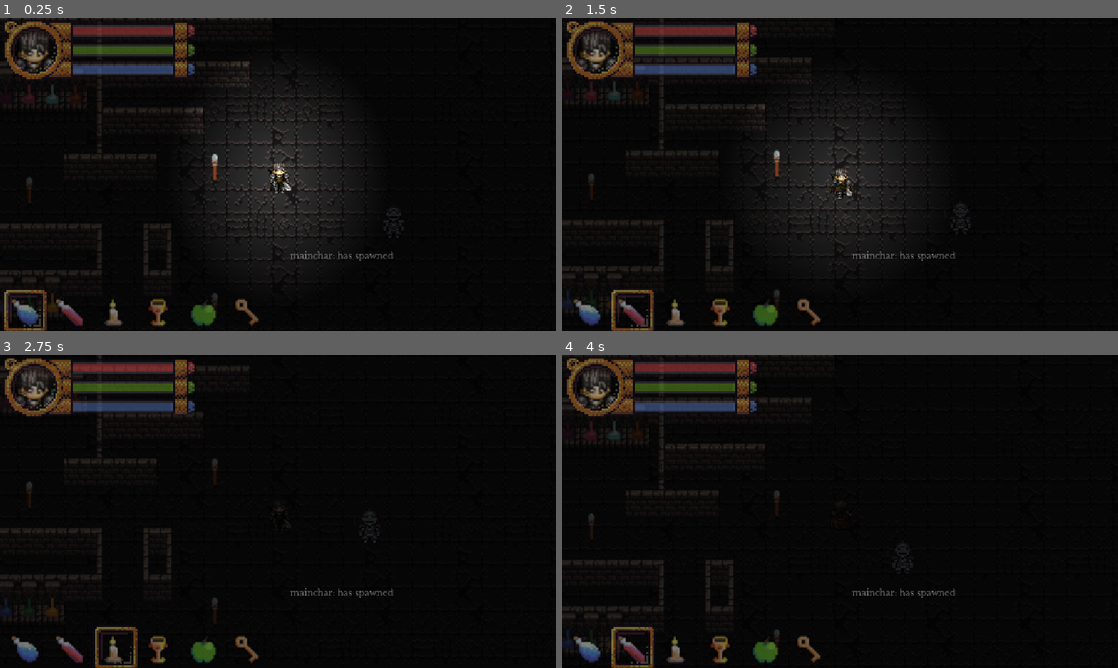
Above: before the commit, frames 1-4 (two rows, left to right).
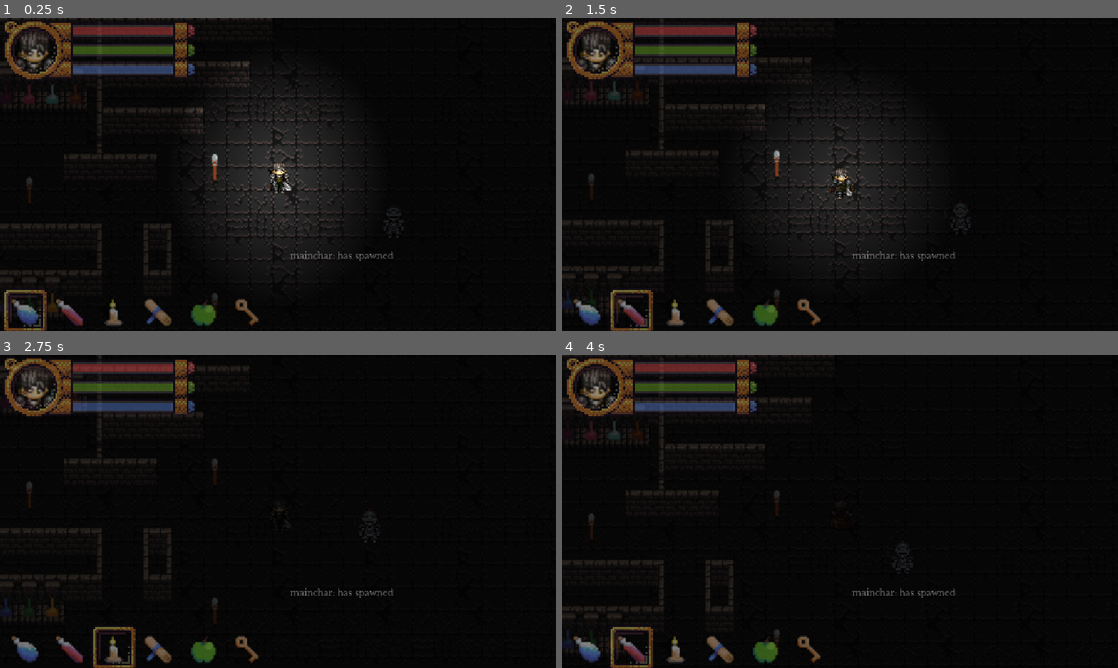
Above: after the commit, the same moments.

Repository: bbm-games/dankcryptic
Game: Godot game, scene res://game.tscn
Two runs of this game, one before a commit and one after it. Both use one fixed random seed, a clock stepped at 60 frames per second and the inputs below. This scene is started directly instead of the project's main scene.
Inputs (mouse positions are in pixels of both pictures, inside the frame that each line leads up to):
- Up to frame 1 (0.25 s): no input
- Up to frame 2 (1.5 s): move the mouse to (962, 158) at 0.52 s; press the mouse at (962, 158) at 0.53 s; hold Right (item_right) 0.53-1.28 s; tap Up (item_consume) at 0.8, 1.35 s; move the mouse to (728, 190) at 1.27 s; release the mouse at (728, 190) at 1.28 s; hold S (walk_down) from 1.28 s (still down)
- Up to frame 3 (2.75 s): click (166, 527) at 1.55 s; move the mouse to (333, 442) at 2.02 s; release S (walk_down) at 2.03 s; press the mouse at (333, 442) at 2.03 s; hold Right (item_right) from 2.03 s (still down); tap Up (item_consume) at 2.3 s
- Up to frame 4 (4 s): tap Enter at 2.75 s; move the mouse to (812, 574) at 2.77 s; release Right (item_right) at 2.78 s; release the mouse at (812, 574) at 2.78 s; hold W (walk_up) 2.78-3.53 s; right-click (812, 574) at 2.85 s; click (812, 574) at 3.05 s; move the mouse to (1006, 558) at 3.52 s; hold Left (item_left) from 3.53 s (still down); hold E (chat) from 3.53 s (still down); click (1006, 558) at 3.67 s; tap Up (item_consume) at 3.8 s

The runs differ from the first frame. In frame 1, 0.3% of the frame differs, in the area x 25-31%, y 89-99%; in frame 2, 0.5%; in frame 3, 0.6%, in the area x 16-31%, y 86-100%; in frame 4, 0.5%.

Commit message:
added magic shit

Diff:
--- a/dungeon.tscn
+++ b/dungeon.tscn
@@ -410,7 +410,7 @@
 
 [node name="AudioStreamPlayer" type="AudioStreamPlayer" parent="."]
 stream = ExtResource("3_qhh2k")
-volume_db = -10.0
+volume_db = -15.0
 autoplay = true
 bus = &"Music"
 
@@ -431,6 +431,7 @@
 shape = SubResource("RectangleShape2D_bp8pf")
 
 [node name="chatIcon" type="Sprite2D" parent="npc1"]
+z_index = 1
 position = Vector2(0, -30)
 texture = ExtResource("5_xhq85")
 
--- a/game.gd
+++ b/game.gd
@@ -8,8 +8,12 @@
 var health_bar
 var mana_bar
 var stamina_bar
-var bar_length
-var bar_height
+var stamina_bar_length
+var stamina_bar_height
+var mana_bar_length
+var mana_bar_height
+var health_bar_length
+var health_bar_height
 var player_data
 
 var currentMap
@@ -40,6 +44,10 @@
 var base_speed = 0.75
 var speed = base_speed
 
+var mouse_event_pos
+var emmisionNode
+var spell_active
+
 # Called when the node enters the scene tree for the first time.
 func _ready():
 
@@ -62,6 +70,7 @@
 	player_body = get_node("player")
 	player_sprite = get_node("player/sprite")
 	light = get_node("player/PointLight2D")
+	emmisionNode = player_body.get_node("GPUParticles2D")
 	#map_sprite = get_node("Testbg")
 	playerAnimationPlayer = get_node("PlayerAnimationPlayer")
 
@@ -69,16 +78,25 @@
 	health_bar = get_node("HUDLayer/CanvasGroup/healthBar")
 	stamina_bar = get_node("HUDLayer/CanvasGroup/staminaBar")
 	mana_bar = get_node("HUDLayer/CanvasGroup/manaBar")
-	bar_length = stamina_bar.get_size().x
-	bar_height = stamina_bar.get_size().y
+	stamina_bar_length = stamina_bar.get_size().x
+	stamina_bar_height = stamina_bar.get_size().y
+	mana_bar_length = mana_bar.get_size().x
+	mana_bar_height = mana_bar.get_size().y
+	health_bar_length = health_bar.get_size().x
+	health_bar_height = health_bar.get_size().y
 
 	player_data = {} # TODO: eventually get this from file
 	player_data['stamina_regen_rate'] = 20
 	player_data['stamina_depl_rate'] = 50
 	player_data['max_stamina'] = 100
 	player_data['current_stamina'] = player_data['max_stamina']
+
 	player_data['max_health'] = 100
+
 	player_data['max_mana'] = 100
+	player_data['current_mana'] = player_data['max_mana']
+	player_data['mana_regen_rate'] = 20
+	player_data['mana_depl_rate'] = 50
 
 	# set up the patient's chat box
 	chatBox = get_node('HUDLayer/CanvasGroup/chatBox')
@@ -123,18 +141,24 @@
 
 func _input(event):
 	#print(event.as_text())
+	# Mouse in viewport coordinates.
+	if event is InputEventMouseButton:
+		#print("Mouse Click/Unclick at: ", event.position)
+		pass
+	elif event is InputEventMouseMotion:
+		mouse_event_pos = event.position
 	if event.is_action_pressed("item_left"):
 		if current_item_index == 0:
 			current_item_index = 5
 		else:
 			current_item_index -= 1
-		item_slot_frame.set_position(item_slot_frame_initial_position + current_item_index * Vector2(47,0))
+		item_slot_frame.set_position(item_slot_frame_initial_position + current_item_index * Vector2(46,0))
 	if event.is_action_pressed("item_right"):
 		if current_item_index == 5:
 			current_item_index = 0
 		else:
 			current_item_index += 1
-		item_slot_frame.set_position(item_slot_frame_initial_position + current_item_index * Vector2(47,0))
+		item_slot_frame.set_position(item_slot_frame_initial_position + current_item_index * Vector2(46,0))
 	if event.is_action_pressed("item_consume"):
 		# consume whatever current item is active
 		# if it's the flashlight toggle it
@@ -143,6 +167,12 @@
 				light.hide()
 			else:
 				light.show()
+		# for now set the current item at index 3 a spell
+		if current_item_index == 3:
+			spell_active = true
+	if event.is_action_released("item_consume"):
+		if current_item_index == 3:
+			spell_active = false
 	if event.is_action_pressed("attack"):
 		if not block_held:
 			attack_held = true
@@ -231,7 +261,7 @@
 			player_data['current_stamina'] = player_data['max_stamina']
 
 	# redraw stamina bar
-	stamina_bar.set_size(Vector2(player_data['current_stamina']/player_data['max_stamina'] * bar_length, bar_height))
+	stamina_bar.set_size(Vector2(player_data['current_stamina']/player_data['max_stamina'] * stamina_bar_length, stamina_bar_height))
 
 	# set up attacks and blocks so you can only do one at a time
 	if attack_held:
@@ -274,6 +304,35 @@
 		chatBox.append_text("\n[i]Player has collided.[/i]")
 		print(collision_data.get_collider())
 
+	# Spell casting shit
+	if spell_active && player_data['current_mana'] > 0:
+		# cast the spell in direction of mouse
+		# TODO: adjust emission based on spell being cast
+		emmisionNode.set_emitting(true)
+		emmisionNode.get_process_material().set_direction(Vector3(get_global_mouse_position().x - player_body.position.x, get_global_mouse_position().y - player_body.position.y, 0))
+		if not player_body.get_node("spellSoundPlayer").is_playing():
+			player_body.get_node("spellSoundPlayer").play()
+		if player_data['current_mana'] - player_data['mana_depl_rate'] * delta >= 0:
+			player_data['current_mana'] = player_data['current_mana'] - player_data['mana_depl_rate']*delta
+		else:
+			player_data['current_mana'] = 0
+	# cannot cast if no mana
+	elif spell_active && player_data['current_mana'] == 0:
+		emmisionNode.set_emitting(false)
+		player_body.get_node("spellSoundPlayer").stop()
+	# only regen mana if spellcasting isn't held down when the current mana is fully depleted.
+	else:
+		emmisionNode.set_emitting(false)
+		player_body.get_node("spellSoundPlayer").stop()
+		# regen mana
+		if player_data['current_mana'] + player_data['mana_regen_rate'] * delta <= player_data['max_mana']:
+			player_data['current_mana'] = player_data['current_mana'] + player_data['mana_regen_rate']*delta
+		else:
+			player_data['current_mana'] = player_data['max_mana']
+
+	# redraw mana bar
+	mana_bar.set_size(Vector2(player_data['current_mana']/player_data['max_mana'] * mana_bar_length, mana_bar_height))
+
 # Options menu buttons
 func _on_button_3_pressed():
 	get_tree().paused = false
--- a/game.tscn
+++ b/game.tscn
@@ -11,7 +11,7 @@
 [ext_resource type="FontFile" uid="uid://ch7j6j6n75yoo" path="res://assets/font.ttf" id="7_f521b"]
 [ext_resource type="Texture2D" uid="uid://c655cwjomeiro" path="res://assets/Item__70.png" id="7_fdq21"]
 [ext_resource type="Script" path="res://bigportrait.gd" id="8_c6bur"]
-[ext_resource type="Texture2D" uid="uid://cr1203spmbv3" path="res://assets/Item__71.png" id="8_p5oq4"]
+[ext_resource type="Texture2D" uid="uid://fscl4nth1jvd" path="res://assets/Item__36.png" id="8_rb3h2"]
 [ext_resource type="Script" path="res://resumeGameButton.gd" id="8_ul5po"]
 [ext_resource type="Texture2D" uid="uid://d2jkuylwl6o4a" path="res://assets/border.png" id="8_vh846"]
 [ext_resource type="Texture2D" uid="uid://b4req5scya3ty" path="res://assets/Item__64.png" id="9_3515a"]
@@ -19,6 +19,7 @@
 [ext_resource type="AudioStream" uid="uid://dfkqxl7vx8ul2" path="res://assets/sounds/ui.wav" id="10_d3c5g"]
 [ext_resource type="Texture2D" uid="uid://cyf4p4hew68oo" path="res://assets/Item__68.png" id="10_jdcu0"]
 [ext_resource type="Theme" uid="uid://bck6sugoxd40h" path="res://cryptic_theme.tres" id="10_kbx3o"]
+[ext_resource type="AudioStream" uid="uid://v5srpkj6a8ui" path="res://assets/sounds/magic_attack.mp3" id="16_omwxg"]
 
 [sub_resource type="Animation" id="Animation_knli3"]
 length = 0.001
@@ -68,6 +69,19 @@
 [sub_resource type="ShaderMaterial" id="ShaderMaterial_omonw"]
 shader = ExtResource("9_xiwt1")
 shader_parameter/color = Color(0.780392, 0.596078, 0, 1)
+
+[sub_resource type="ParticleProcessMaterial" id="ParticleProcessMaterial_al2uw"]
+particle_flag_disable_z = true
+spread = 15.0
+gravity = Vector3(0, 0, 0)
+initial_velocity_min = 105.27
+initial_velocity_max = 105.27
+orbit_velocity_min = 0.0
+orbit_velocity_max = 0.0
+scale_max = 3.0
+color = Color(0.0666667, 1, 1, 1)
+hue_variation_min = -1.0
+hue_variation_max = 1.0
 
 [sub_resource type="Animation" id="Animation_et487"]
 length = 0.001
@@ -238,7 +252,7 @@
 offset_top = 289.0
 offset_right = 179.0
 offset_bottom = 320.0
-texture = ExtResource("8_p5oq4")
+texture = ExtResource("8_rb3h2")
 
 [node name="slot5" type="TextureRect" parent="HUDLayer/CanvasGroup"]
 offset_left = 194.0
@@ -413,6 +427,16 @@
 grow_horizontal = 2
 grow_vertical = 2
 
+[node name="GPUParticles2D" type="GPUParticles2D" parent="player"]
+z_index = 1
+emitting = false
+process_material = SubResource("ParticleProcessMaterial_al2uw")
+
+[node name="spellSoundPlayer" type="AudioStreamPlayer" parent="player"]
+stream = ExtResource("16_omwxg")
+volume_db = 1.0
+bus = &"Sounds"
+
 [node name="PlayerAnimationPlayer" type="AnimationPlayer" parent="."]
 root_node = NodePath("../player/sprite")
 libraries = {
--- a/project.godot
+++ b/project.godot
@@ -140,7 +140,12 @@
 "deadzone": 0.5,
 "events": [Object(InputEventKey,"resource_local_to_scene":false,"resource_name":"","device":-1,"window_id":0,"alt_press …(182 unchanged characters)…
 , Object(InputEventJoypadButton,"resource_local_to_scene":false,"resource_name":"","device":-1,"button_index":11,"pressure":0.0,"pressed":false,"script":null)
+, Object(InputEventKey,"resource_local_to_scene":false,"resource_name":"","device":-1,"window_id":0,"alt_pressed":false,"shift_pressed":false,"ctrl_pressed":false,"meta_pressed":false,"pressed":false,"keycode":0,"physical_keycode":70,"key_label":0,"unicode":102,"echo":false,"script":null)
 ]
+}
+aim={
+"deadzone": 0.5,
+"events": []
 }
 
 [rendering]
Not shown, added: assets/sounds/magic_attack.mp3.import
Not shown, added: assets/sounds/magic_attack.wav.import
Not shown: 1 places in game.tscn that only renumber resources
Not shown, changed: assets/.DS_Store
Not shown, added: assets/sounds/.DS_Store
Not shown, added: assets/sounds/magic_attack.mp3
Not shown, added: assets/sounds/magic_attack.wav
